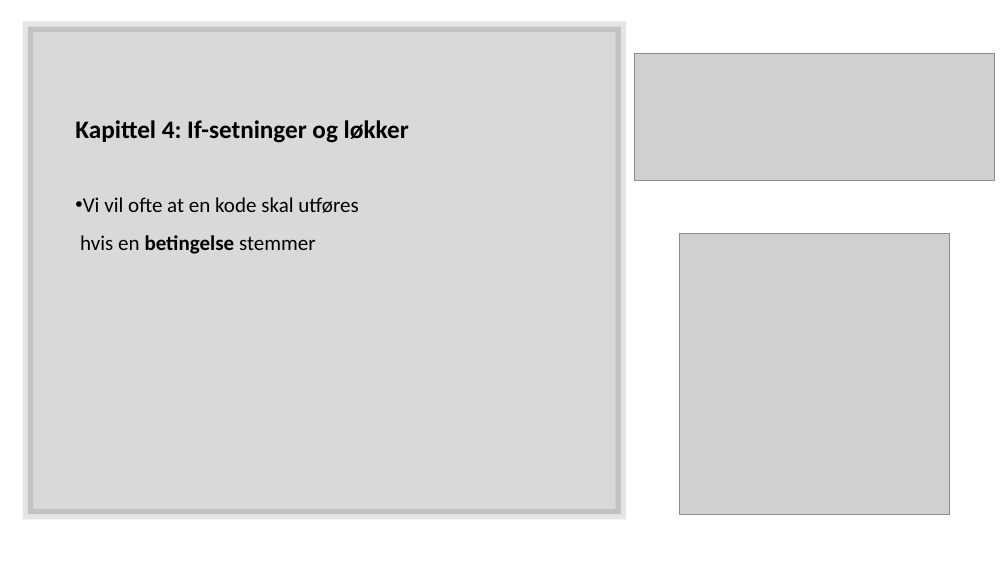
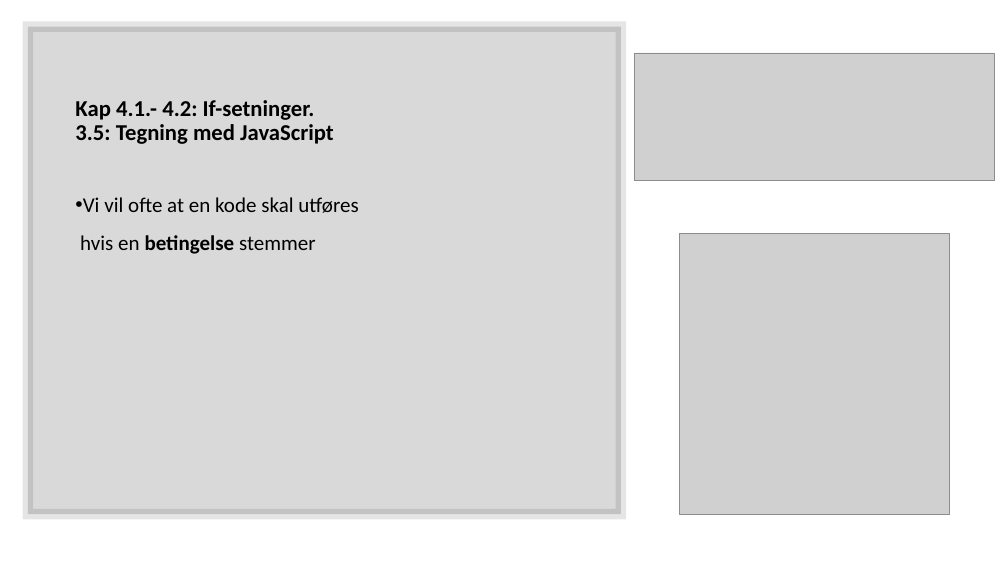
Before and after one commit to AizanM/IT2, a slide deck: slide 2 of Uke 36/Uke 36.pptx. Drawn at 1008x567 pixels with LibreOffice and Linux fonts; fonts in the diff are those of the drawing; grey boxes stand for pictures. Boxes give left, top, right and bottom in pixels: in the first picture for what was removed or moved away, otherwise in the second. Text is boxed around its words. In the diff, an @@ line names an element or a change of style, - is before the commit and + after.

```diff
--- a/Uke 36/Uke 36.pptx
+++ b/Uke 36/Uke 36.pptx
@@ title at [75, 100, 334, 144]: text changed; size 24 to 21.6 pt @@
-Kapittel 4: If-setninger og løkker
+Kap 4.1.- 4.2: If-setninger.
+3.5: Tegning med JavaScript
```
Also in this commit, not shown: 1 other slide changed, 6 slides added, 21 other files.
